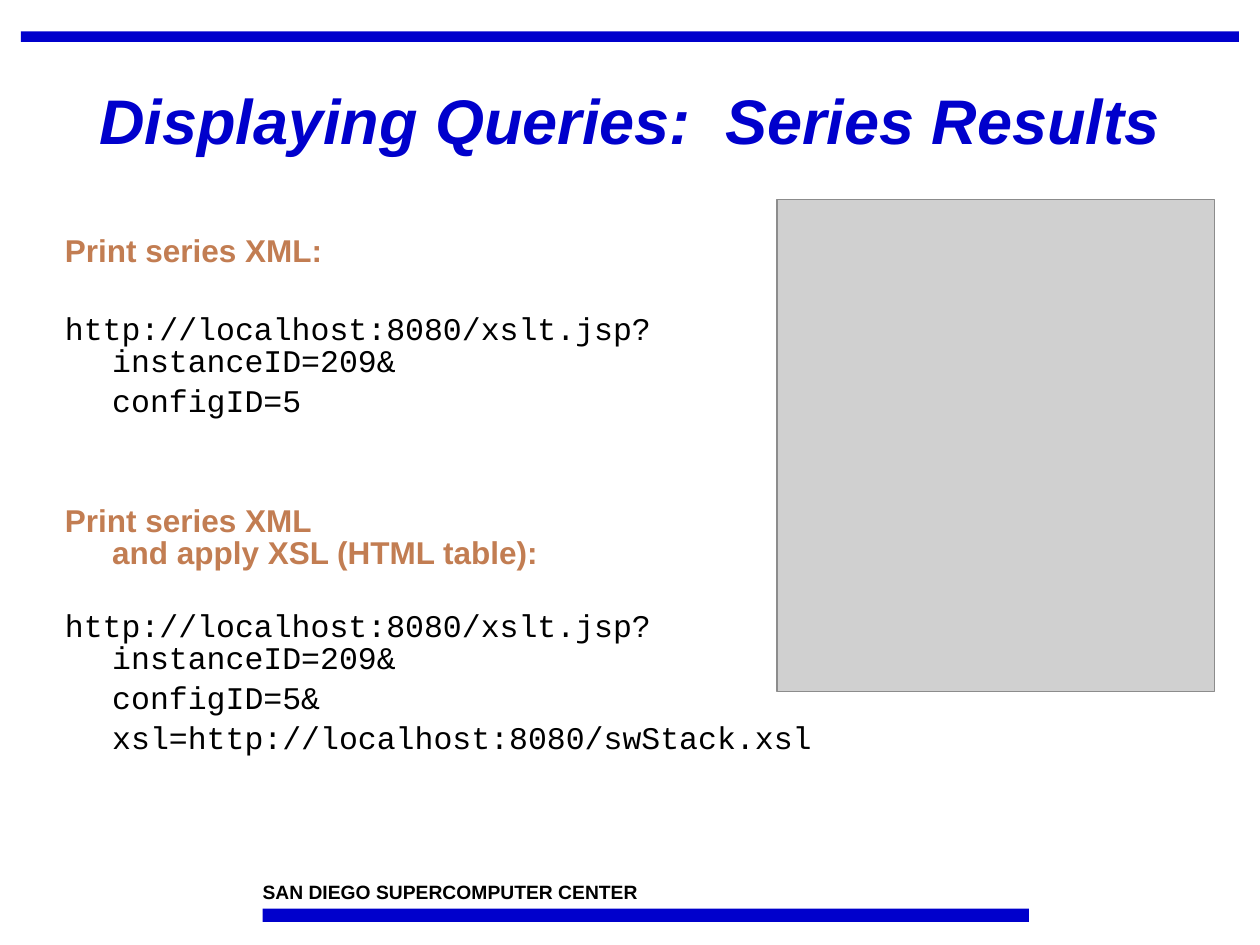
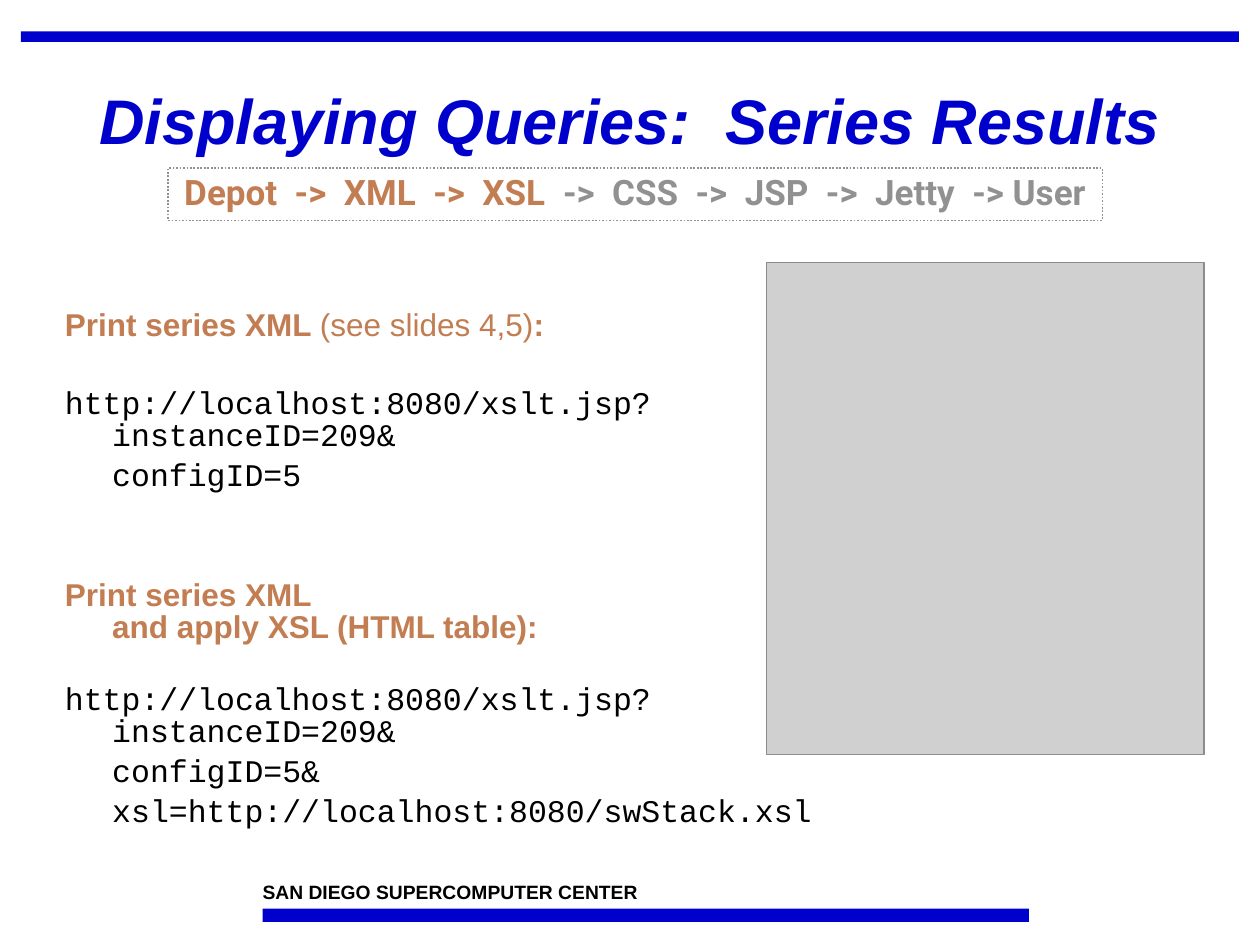
Before and after one commit to IncaProject/inca-xsede, a slide deck: slide 10 of talks/feb-06-workshop/dataConsumers.ppt (slide 12 before the commit). Drawn at 1260x945 pixels with LibreOffice and Linux fonts; fonts in the diff are those of the drawing; grey boxes stand for pictures; background and template pictures are left out. Boxes give left, top, right and bottom in pixels: in the first picture for what was removed or moved away, otherwise in the second. Text is boxed around its words. In the diff, an @@ line names an element or a change of style, - is before the commit and + after.

Commit message:
rearrange based on feedback

```diff
--- a/talks/feb-06-workshop/dataConsumers.ppt
+++ b/talks/feb-06-workshop/dataConsumers.ppt
@@ rectangle added at bbox=[168, 168, 1102, 220], outline #919191 0.99 pt dashed, 20 pt, text #919191, bold @@
+Depot -> XML -> XSL -> CSS -> JSP -> Jetty -> User
@@ picture: place and size @@
-picture at bbox=[777, 199, 1215, 690]
+picture at bbox=[766, 262, 1203, 753]
@@ text "Print series XML (see slides ...": place and size @@
-text "Print series XML (see slides ..." at bbox=[65, 239, 811, 756]
+text "Print series XML (see slides ..." at bbox=[65, 313, 811, 829]
@@ text at bbox=[65, 313, 544, 342]: text changed @@
-Print series XML:
+Print series XML (see slides 4,5):
```
Also in this commit, not shown: 10 other slides changed, 2 slides added.
